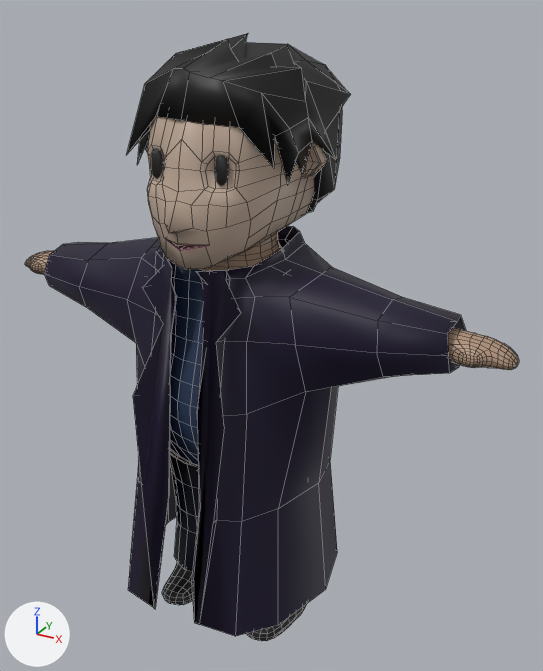
Two versions of the Blender file game/characters/player/models/m/mc boy.blend, one commit apart.
Before and after are seen from a 50 mm lens placed at (2.03, -3.39, 0.35), pointed at (0.13, 0.05, -1.37). The lights are fixed; the arrows at lower left show +X, +Y and +Z. Mesh edges are drawn as thin lines on the coarser meshes.

The older version as bpy lines, for what is in view:
```python
ob_body = bpy.data.objects.new('body', me_cube_001)
ob_body.location = (0.007, -0.123, -0.696)
ob_body.scale = (0.238, 0.238, 0.238)
ob_dress = bpy.data.objects.new('dress', me_cube_002)
ob_dress.location = (-0.004, -0.111, -1.264)
ob_dress.scale = (0.332, 0.332, 0.332)
ob_hair = bpy.data.objects.new('hair', me_cube_009)
ob_hair.location = (-0.008, -0.077, 0.427)
ob_hair.scale = (0.572, 0.572, 0.572)
ob_head = bpy.data.objects.new('head', me_cube_004)
ob_head.location = (0.007, -0.08, -0.35)
ob_head.scale = (0.629, 0.629, 0.526)
```
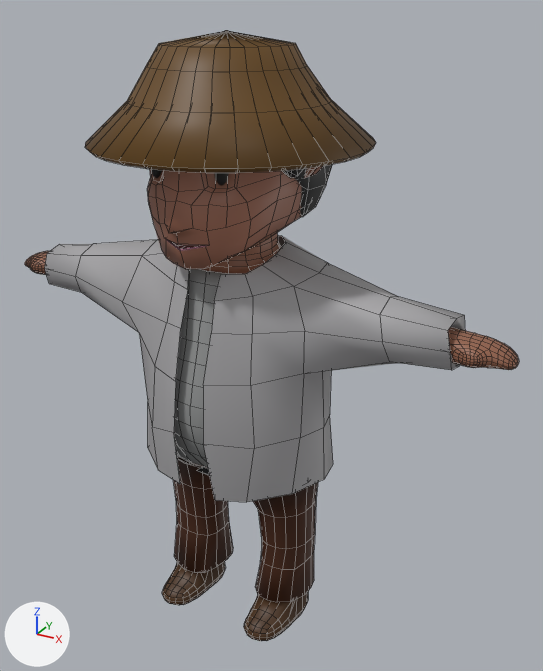
Boxes (x1, y1, x2, y2) around the edits, measured in the pictures (543 x 671 px):
'dress', deleted
    before: (44, 226, 466, 636)
'dress.001', added
    after: (44, 235, 465, 502)
'hat', added (brown)
    after: (85, 30, 376, 216)
    faces in mat_material_001 (brown #64440e): (85, 30, 376, 173)
    faces in mat_hair (black #131313): (282, 164, 333, 216)
'body', recoloured
    both: (25, 233, 519, 641)
'hair', deleted (black)
    before: (126, 33, 351, 213)
'head', recoloured
    both: (147, 117, 328, 269)

The change, as a list of edits to the scene's bpy script:
```text
Change mat_skintone_001:
    mat_skintone_001.base_color: (0.458, 0.306, 0.21) -> (0.303, 0.125, 0.0719)  # beige #b4967e -> brown #96634c
Change mat_shirt:
    mat_shirt.base_color: (0.0175, 0.0349, 0.0835) -> (0.302, 0.311, 0.311)  # dark blue #243452 -> grey #959797
Change mat_skintone_002:
    mat_skintone_002.base_color: (0.517, 0.393, 0.308) -> (0.359, 0.15, 0.0959)  # beige #bea897 -> brown #a26c57
Add mat_hair:
    mat_hair = principled_material('hair')
    mat_hair.base_color = (0.00637, 0.00637, 0.00637)  # black #131313
Add mat_material_001:
    mat_material_001 = principled_material('Material.001')
    mat_material_001.base_color = (0.128, 0.0577, 0.0045)  # brown #64440e
Add mat_polo:
    mat_polo = principled_material('polo')
    mat_polo.base_color = (0.396, 0.39, 0.402)  # grey #a9a8aa
Add me_circle:
    me_circle.from_pydata(...)  # 687 vertices, 630 faces; spans x -1.04..1.04, y -1.04..1.04, z -0.63..0.77
    me_circle.polygons.foreach_set('use_smooth', [True] * 630)
    # faces by material slot: [389, 241]
    me_circle.materials.append(mat_material_001)  # brown #64440e
    me_circle.materials.append(mat_hair)  # black #131313
Add me_cube_003:
    me_cube_003.from_pydata(...)  # 122 vertices, 102 faces; spans x -2.26..2.28, y -0.87..1.0, z -1.19..1.18
    me_cube_003.polygons.foreach_set('use_smooth', [True] * 102)
    me_cube_003.materials.append(mat_polo)  # grey #a9a8aa
Remove ob_dress:
    ob_dress = bpy.data.objects.new('dress', me_cube_002)
    ob_dress.location = (-0.004, -0.111, -1.264)
    ob_dress.scale = (0.332, 0.332, 0.332)
Remove ob_hair:
    ob_hair = bpy.data.objects.new('hair', me_cube_009)
    ob_hair.location = (-0.008, -0.077, 0.427)
    ob_hair.scale = (0.572, 0.572, 0.572)
Add ob_hat:
    ob_hat = bpy.data.objects.new('hat', me_circle)
    ob_hat.location = (-0.03, -0.068, -0.301)
    ob_hat.scale = (0.703, 0.703, 0.703)
Add ob_dress_001:
    ob_dress_001 = bpy.data.objects.new('dress.001', me_cube_003)
    ob_dress_001.location = (-0.023, -0.14, -1.465)
    ob_dress_001.scale = (0.561, 0.561, 0.561)
```
